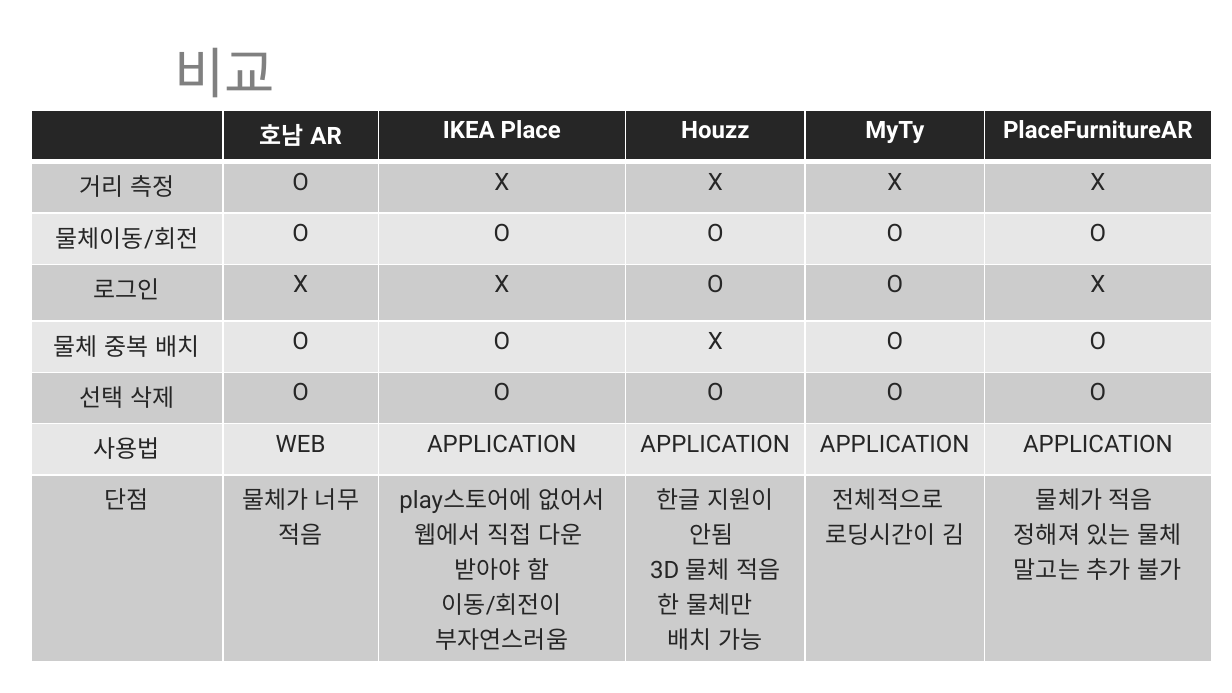
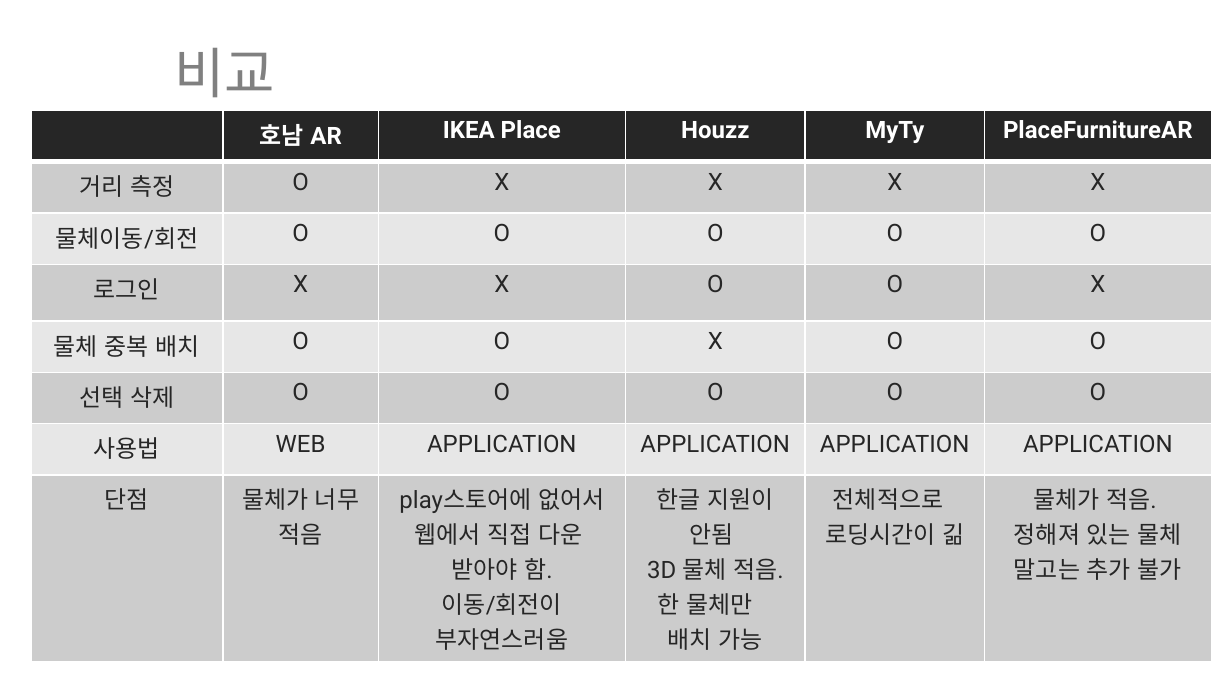
Before and after one commit to ptyoiy/ARwork, a slide deck: slide 8 of 호남-발표자료 - 복사본.pptx. Drawn at 1232x693 pixels with LibreOffice and Linux fonts; fonts in the diff are those of the drawing. Boxes give left, top, right and bottom in pixels: in the first picture for what was removed or moved away, otherwise in the second. Text is boxed around its words. In the diff, an @@ line names an element or a change of style, - is before the commit and + after.

Commit message:
1121
ppt 흐름도 추가

```diff
--- a/호남-발표자료 - 복사본.pptx
+++ b/호남-발표자료 - 복사본.pptx
@@ table at box(31, 111, 1212, 654) @@
-row 8: 단점 | 물체가 너무 적음 | play스토어에 없어서 웹에서 직접 다운 / 받아야 함 / 이동/회전이 부자연스러움 | 한글 지원이 안됨 / 3D 물체 적음 / 한 물체만 배치 가능 | 전체적으로 로딩시간이 김 | 물체가 적음 / 정해져 있는 물체 말고는 추가 불가
+row 8: 단점 | 물체가 너무 적음 | play스토어에 없어서 웹에서 직접 다운 / 받아야 함. / 이동/회전이 부자연스러움 | 한글 지원이 안됨 / 3D 물체 적음. / 한 물체만 배치 가능 | 전체적으로 로딩시간이 긺 | 물체가 적음. / 정해져 있는 물체 말고는 추가 불가
```
Also in this commit, not shown: 4 other slides changed, 5 slides added, 2 slides removed, 7 other files.
